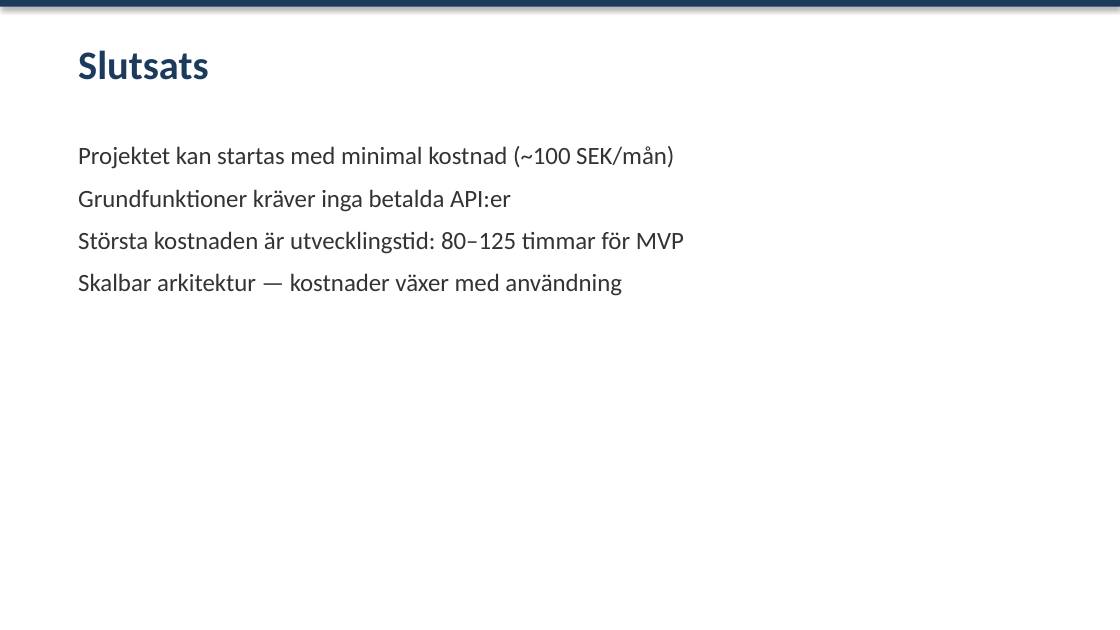
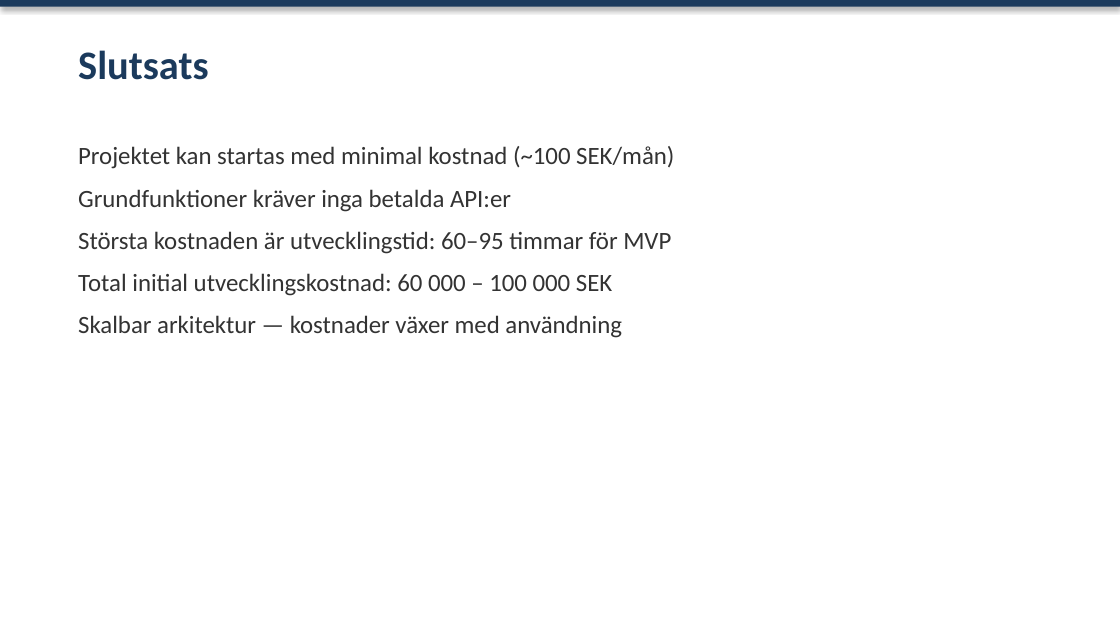
Before and after one commit to smalandsmobler/Searchboost-Opti, a slide deck: slide 8 of docs/Kostnadsanalys_SEO_MCP_Server.pptx. Drawn at 1120x630 pixels with LibreOffice and Linux fonts; fonts in the diff are those of the drawing. Boxes give left, top, right and bottom in pixels: in the first picture for what was removed or moved away, otherwise in the second. Text is boxed around its words. In the diff, an @@ line names an element or a change of style, - is before the commit and + after.

```diff
--- a/docs/Kostnadsanalys_SEO_MCP_Server.pptx
+++ b/docs/Kostnadsanalys_SEO_MCP_Server.pptx
@@ text at bbox=[78, 231, 671, 296]: text changed @@
-Största kostnaden är utvecklingstid: 80–125 timmar för MVP
+Största kostnaden är utvecklingstid: 60–95 timmar för MVP
+Total initial utvecklingskostnad: 60 000 – 100 000 SEK
```
Also in this commit, not shown: 2 other slides changed, 1 other file.
